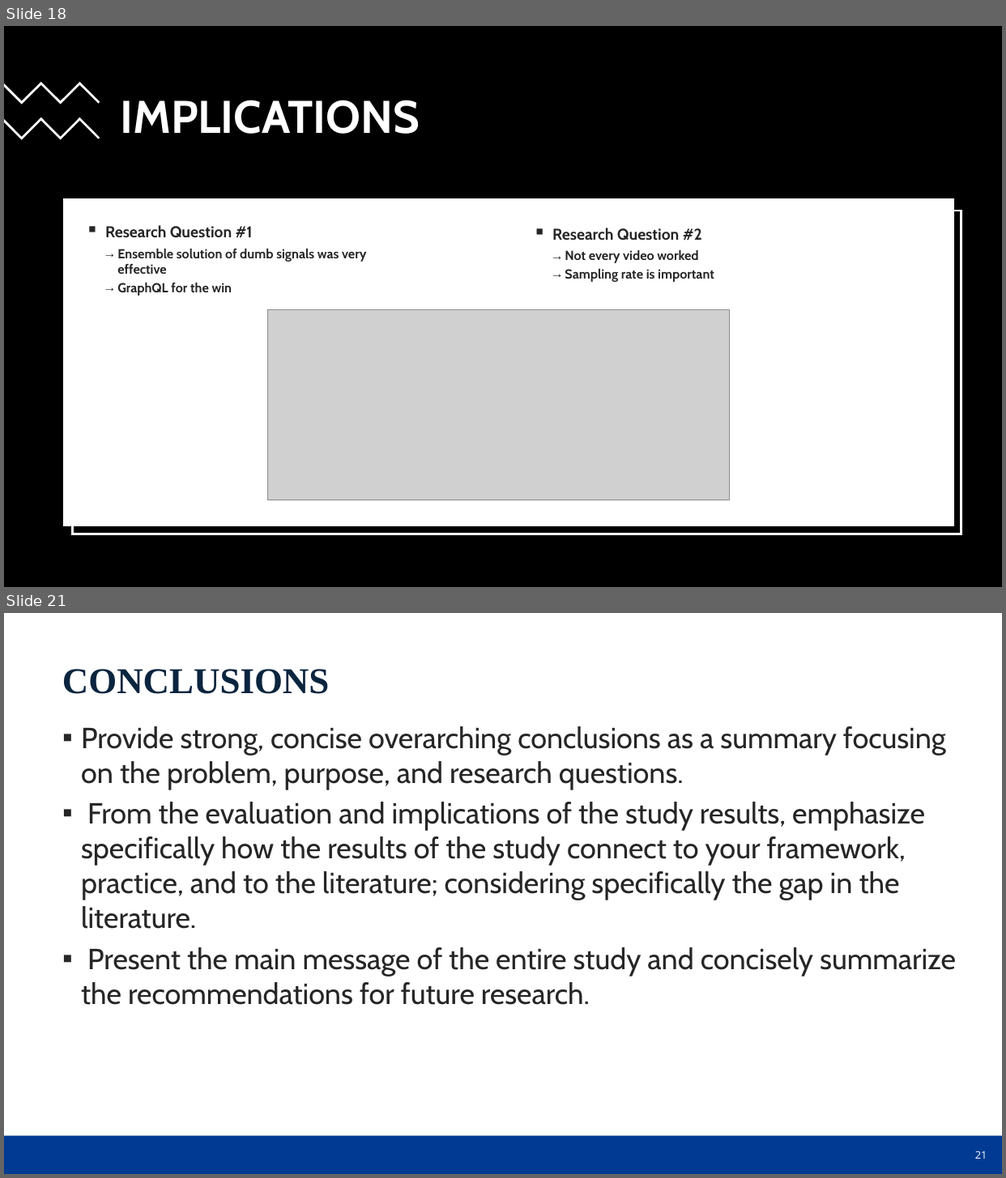
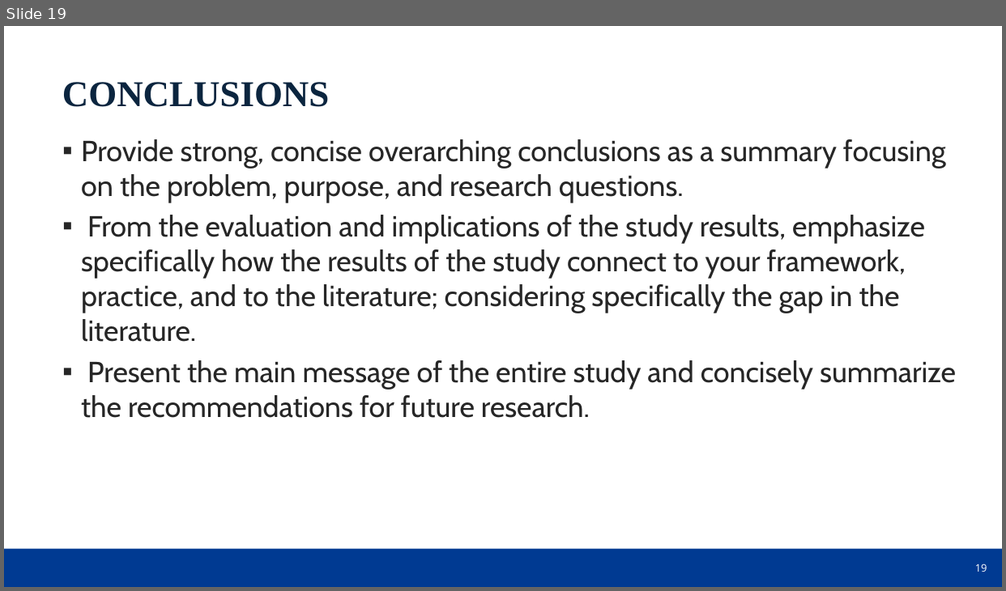
Before and after one commit to dr-natetorious/Dissertation, a slide deck: DSE_Quantitative_oral_defense_presentation_template_2022_NU.pptx. Shown one above the other, each under a label of ours: slides 18 and 21 before the commit, slide 19 after it; the slides between them are not shown. The pictures are 1006x1178 and 1006x591 pixels, drawn with LibreOffice and Linux fonts; fonts in the diff are those of the drawing; grey boxes stand for pictures; background and template pictures are left out. Boxes give left, top, right and bottom in pixels: in the first picture for what was removed or moved away, otherwise in the second. Text is boxed around its words. In the diff, an @@ line names an element or a change of style, - is before the commit and + after.

```diff
--- a/DSE_Quantitative_oral_defense_presentation_template_2022_NU.pptx
+++ b/DSE_Quantitative_oral_defense_presentation_template_2022_NU.pptx
@@ slide 18 removed at box(4, 26, 1002, 587), background #FFFFFF; not listed: 1 template element that a slide beside it also shows @@
@@ rectangle removed at box(4, 26, 1002, 587) @@
@@ freeform shape removed at box(4, 81, 100, 104) @@
@@ freeform shape removed at box(4, 118, 100, 139) @@
@@ text removed at box(121, 100, 420, 134) @@
-IMPLICATIONS
@@ rectangle removed at box(64, 199, 953, 525) @@
@@ rectangle removed at box(73, 211, 961, 535) @@
@@ text removed at box(105, 225, 366, 296) @@
-▪ Research Question #1
-  → Ensemble solution of dumb signals was very effective
-  → GraphQL for the win
@@ text removed at box(552, 228, 714, 282) @@
-▪ Research Question #2
-  → Not every video worked
-  → Sampling rate is important
@@ picture removed at box(267, 310, 730, 501) @@
@@ what was slide 21 is now slide 19 @@
@@ page number at box(975, 564, 987, 572): text changed @@
-21
+19
```
Also in this commit, not shown: 3 slides changed, 16 slides added, 17 other slides removed, 2 other files.
